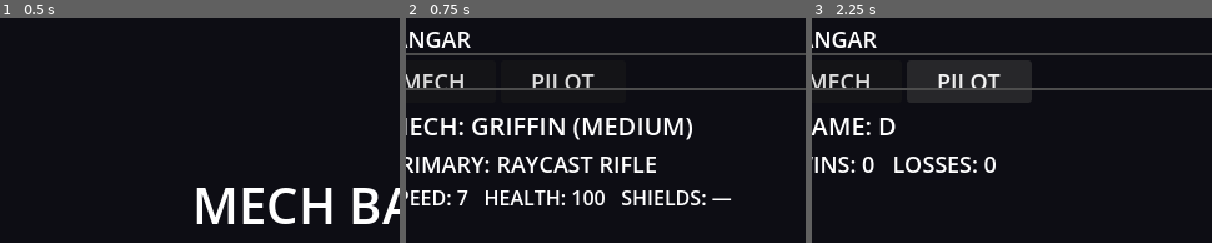
Above: before the commit, frames 1-3 (left to right).
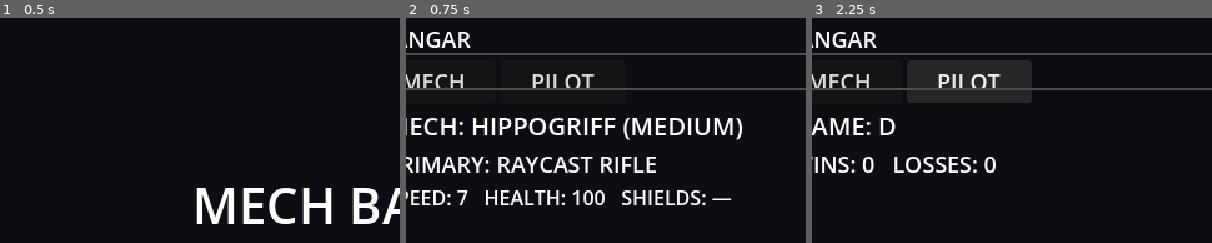
Above: after the commit, the same moments.

Repository: jonathandaley/Hardpoint
Game: Godot game, scene res://scenes/ui/TitleScreen.tscn
The game is run twice, just before and just after one commit, with the same random seed, the same clock (stepped at 60 frames per second) and the same inputs.
Inputs (mouse positions are % of the whole screen's width and height, from its top left):
- Up to frame 1 (0.5 s): no input
- Up to frame 2 (0.75 s): tap Enter (ui_accept) at 0.5 s; move the mouse to (72, 45) at 0.52 s; hold D (move_right) from 0.53 s (still down); hold Enter (ui_accept) from 0.53 s (still down)
- Up to frame 3 (2.25 s): release D (move_right) at 1.25 s; release Enter (ui_accept) at 1.25 s; click "MECH" at 1.25 s; click "PILOT" at 2 s
The pictures show only the part of the screen within x 5-55%, y 0-50%; the shares and areas given below are measured in that part.

Frame 1 is identical in both runs. In frame 2, 3.0% of the frame differs, in the area x 16-84%, y 44-55%; in frame 3, nothing differs.

Commit message:
Rename Griffin → Hippogriff
Co-Authored-By: Claude Sonnet 4.6 <noreply@anthropic.com>

Diff:
--- a/scenes/ui/Hangar.tscn
+++ b/scenes/ui/Hangar.tscn
@@ -92,7 +92,7 @@
 offset_right = 500.0
 offset_bottom = 36.0
 theme_override_font_sizes/font_size = 20
-text = "MECH: GRIFFIN (MEDIUM)"
+text = "MECH: HIPPOGRIFF (MEDIUM)"
 
 [node name="WeaponSlot" type="Label" parent="Content/MechPanel"]
 offset_left = 16.0
Not shown, changed: next_steps_2026-04-15.md
